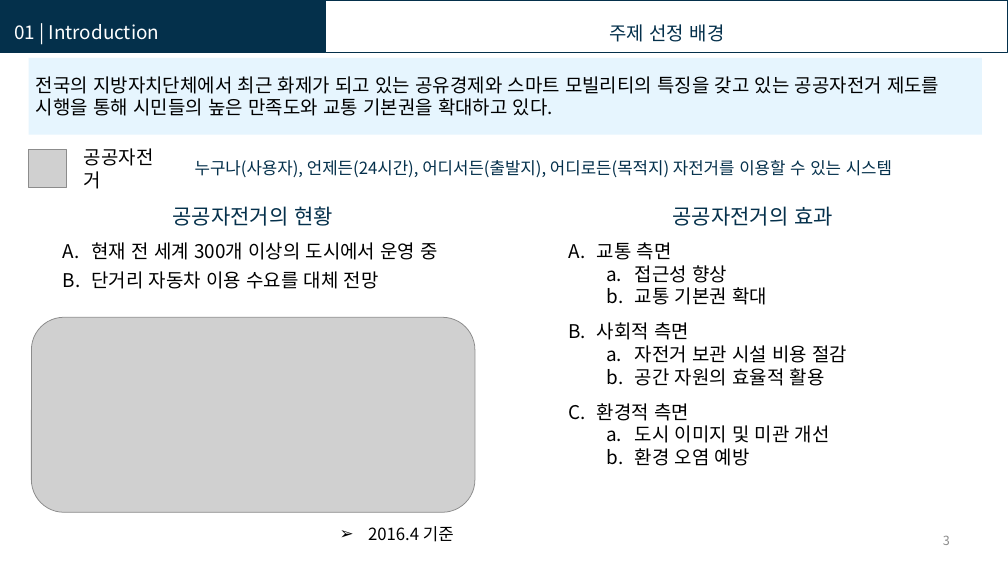
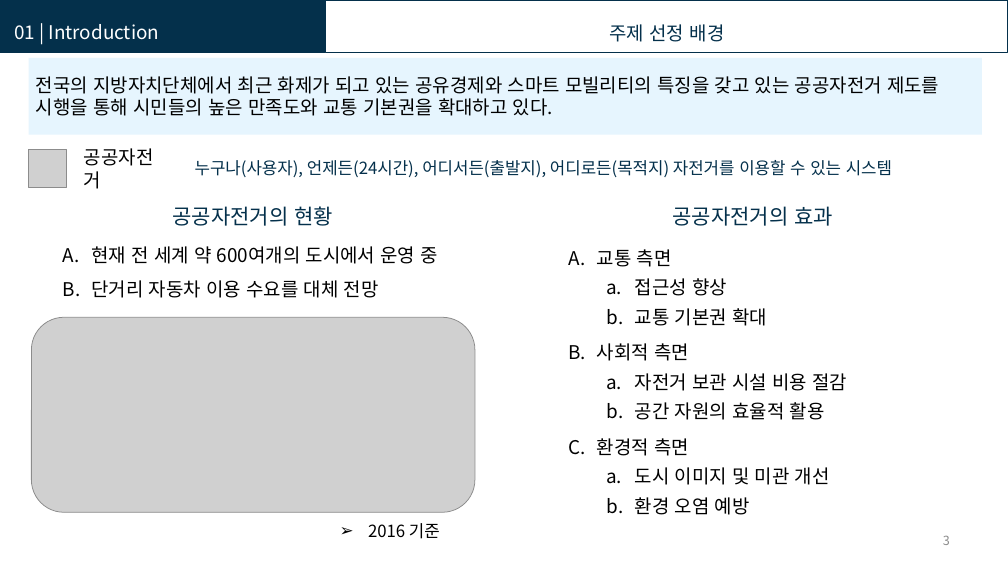
Before and after one commit to KISTI-hackathon-2017/Kangwon-Univ.-Team1, a slide deck: slide 3 of Presentation/U-Bike 타슈.pptx. Drawn at 1008x567 pixels with LibreOffice and Linux fonts; fonts in the diff are those of the drawing; grey boxes stand for pictures. Boxes give left, top, right and bottom in pixels: in the first picture for what was removed or moved away, otherwise in the second. Text is boxed around its words. In the diff, an @@ line names an element or a change of style, - is before the commit and + after.

```diff
--- a/Presentation/U-Bike 타슈.pptx
+++ b/Presentation/U-Bike 타슈.pptx
@@ text at box(91, 246, 438, 264): text changed @@
-A. 현재 전 세계 300개 이상의 도시에서 운영 중
+A. 현재 전 세계 약 600여개의 도시에서 운영 중
@@ text at box(91, 280, 379, 298): line spacing 1.3 to 1.5 @@
@@ text "사회적 측면": place and size @@
-text "사회적 측면" at box(597, 322, 847, 386)
+text "사회적 측면" at box(597, 343, 847, 420)
@@ line spacing 1 to 1.3 in 3 elements at box(597, 249, 767, 326), box(597, 343, 847, 420), box(597, 438, 830, 515) @@
@@ text "환경적 측면": place and size @@
-text "환경적 측면" at box(597, 403, 830, 466)
+text "환경적 측면" at box(597, 438, 830, 515)
@@ text at box(368, 523, 440, 539): text changed @@
-➢ 2016.4 기준
+➢ 2016 기준
```
Also in this commit, not shown: 6 other slides changed, 13 slides added, 2 slides removed.
